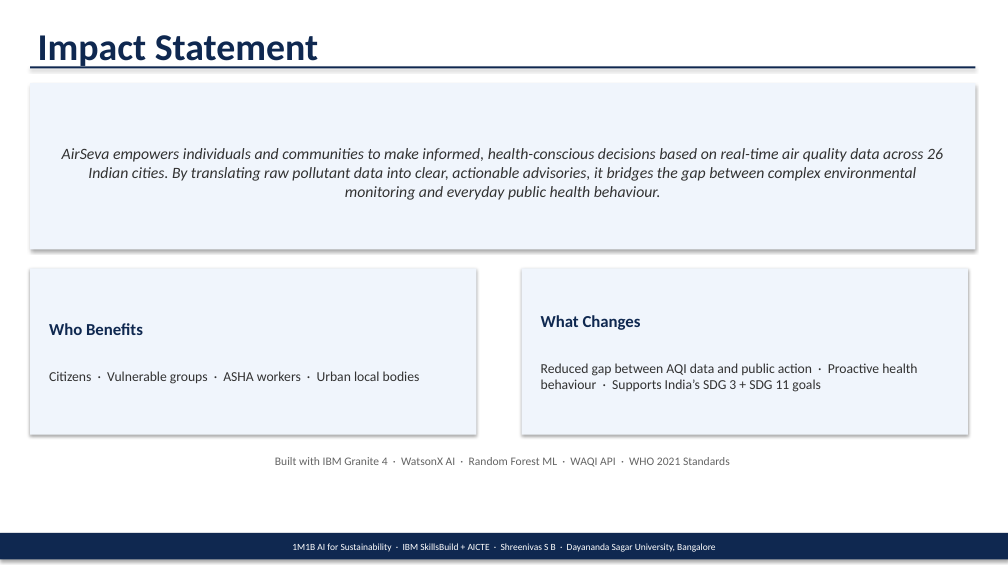
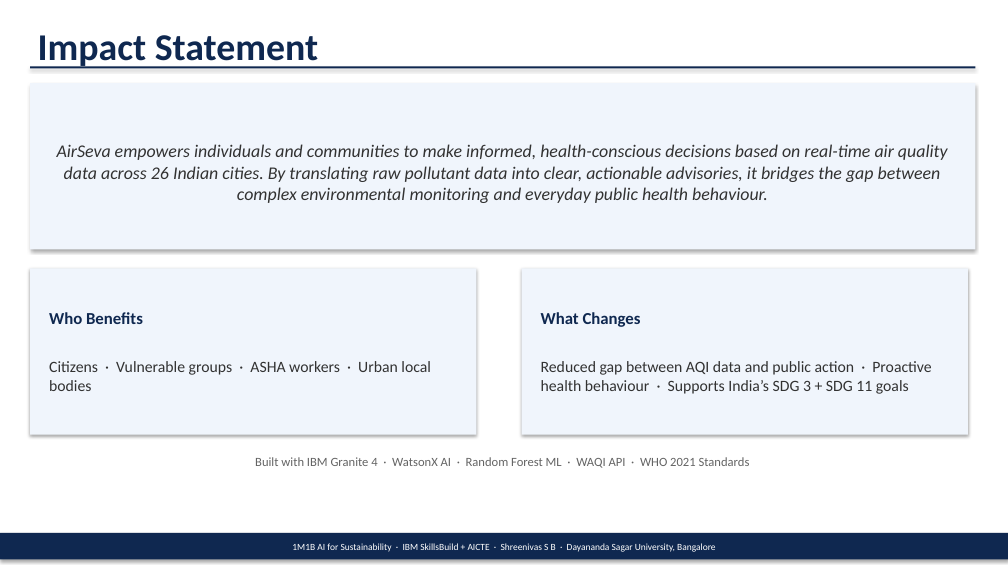
Before and after one commit to ShreenivasSB/AirSeva, a slide deck: slide 9 of AirSeva_1M1B_Submission_Redesigned.pptx. Drawn at 1008x567 pixels with LibreOffice and Linux fonts; fonts in the diff are those of the drawing. Boxes give left, top, right and bottom in pixels: in the first picture for what was removed or moved away, otherwise in the second. Text is boxed around its words. In the diff, an @@ line names an element or a change of style, - is before the commit and + after.

```diff
--- a/AirSeva_1M1B_Submission_Redesigned.pptx
+++ b/AirSeva_1M1B_Submission_Redesigned.pptx
@@ rectangle "AirSeva empowers individuals and communities ..." at (30,83,975,250): size 15 to 17 pt @@
@@ text in rectangle at (49,361,431,391): size 13 to 15 pt in "Citizens · Vulnerable groups · ASHA workers ..." @@
@@ text in rectangle at (541,361,931,394): size 13 to 15 pt in "Reduced gap between AQI data and public ..." @@
@@ text "Built with IBM Granite 4 ..." at (255,457,750,468): size 11 to 12 pt @@
```
Also in this commit, not shown: 8 other slides changed, 1 other file.
